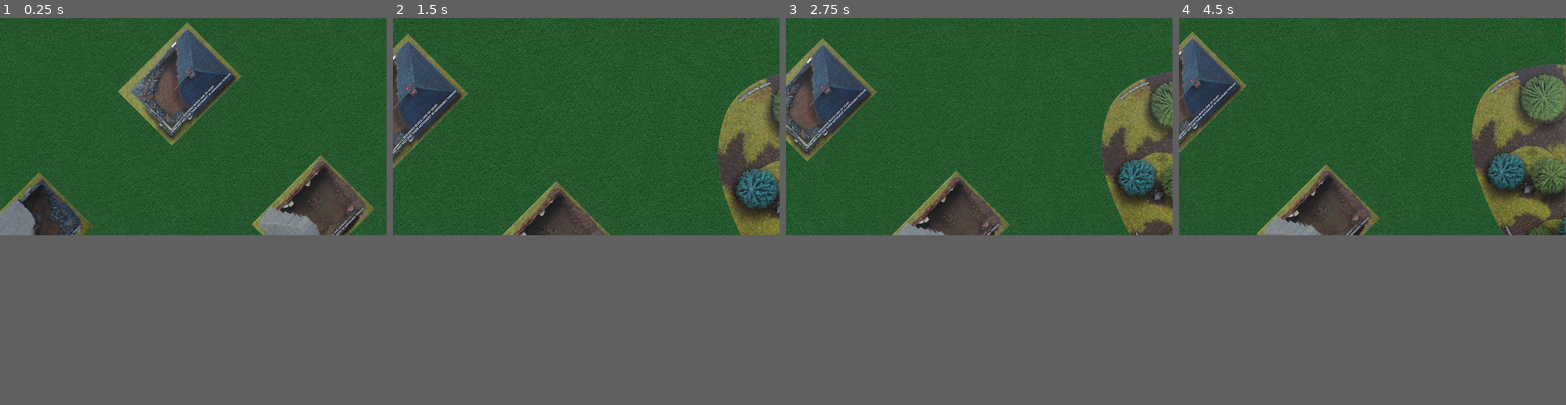
Above: before the commit, frames 1-4 (left to right).
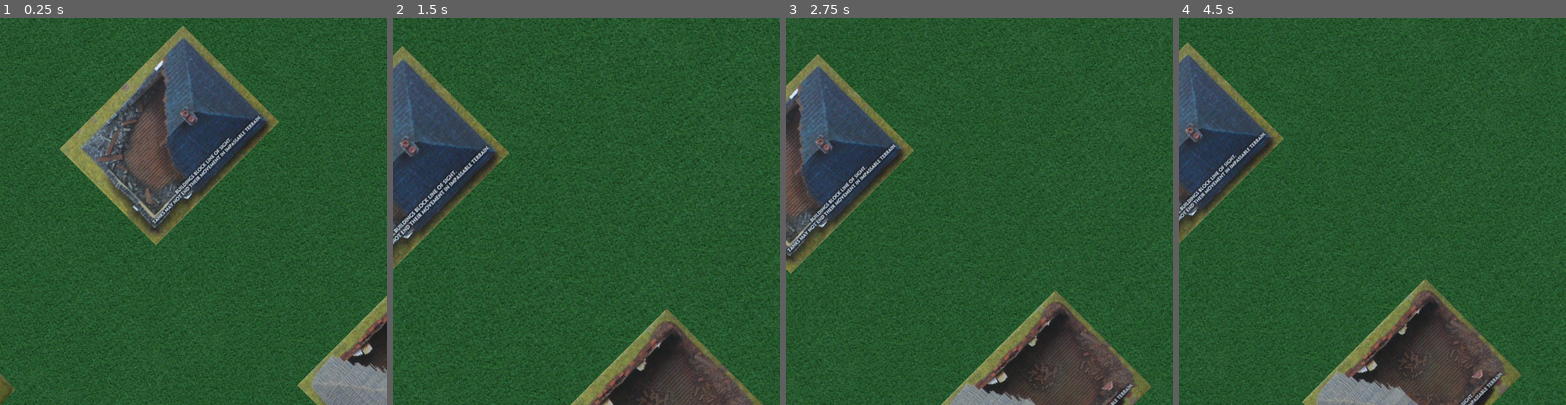
Above: after the commit, the same moments.

Repository: raulh39/Tanks2d
Game: Godot game, scene res://Scenes/Main.tscn
Same seed, same stepped clock (60 frames per second), same inputs: the game is played once before the commit and once after it.
Inputs (mouse positions are in pixels of both pictures, inside the frame that each line leads up to):
- Up to frame 1 (0.25 s): no input
- Up to frame 2 (1.5 s): tap Enter at 0.5 s; move the mouse to (671, 114) at 0.52 s; hold Middle mouse button (cam_drag) 0.53-1.28 s; tap Space at 1.25 s; move the mouse to (509, 137) at 1.27 s; tap Mouse wheel up (cam_zoom_in) at 1.35 s
- Up to frame 3 (2.75 s): tap Enter at 2 s; move the mouse to (1018, 79) at 2.02 s; tap Mouse wheel down (cam_zoom_out) at 2.1 s
- Up to frame 4 (4.5 s): tap Space at 2.75, 4.25 s; move the mouse to (1353, 168) at 2.77 s; tap Middle mouse button (cam_drag) at 2.85 s; tap Enter at 3.5 s; move the mouse to (1488, 157) at 3.52 s; tap Mouse wheel up (cam_zoom_in) at 3.6 s; move the mouse to (1256, 95) at 4.27 s; tap Mouse wheel down (cam_zoom_out) at 4.35 s
In our replay, the window is 799x449 before the commit and 800x800 after it. These sizes can differ from the game's own. Grey fills any space a smaller window leaves; there, only what the larger window draws over its background counts as a difference.

The runs differ from the first frame. In frame 1, 29% of the frame differs, in the area x 0-100%, y 0-100%; in frame 2, 28%; in frame 3, 32%; in frame 4, 33%.

Commit message:
Resize window to 1080x1080

Diff:
--- a/project.godot
+++ b/project.godot
@@ -20,7 +20,7 @@
 
 [display]
 
-window/size/width=1920
+window/size/width=1080
 window/size/height=1080
 
 [importer_defaults]
